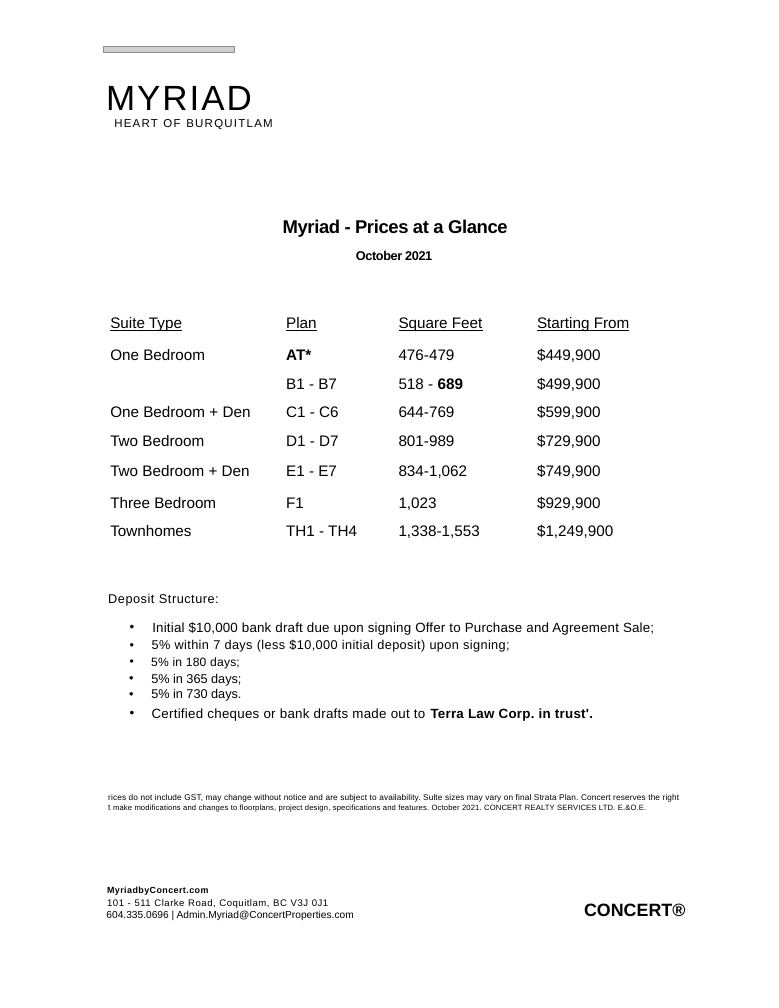
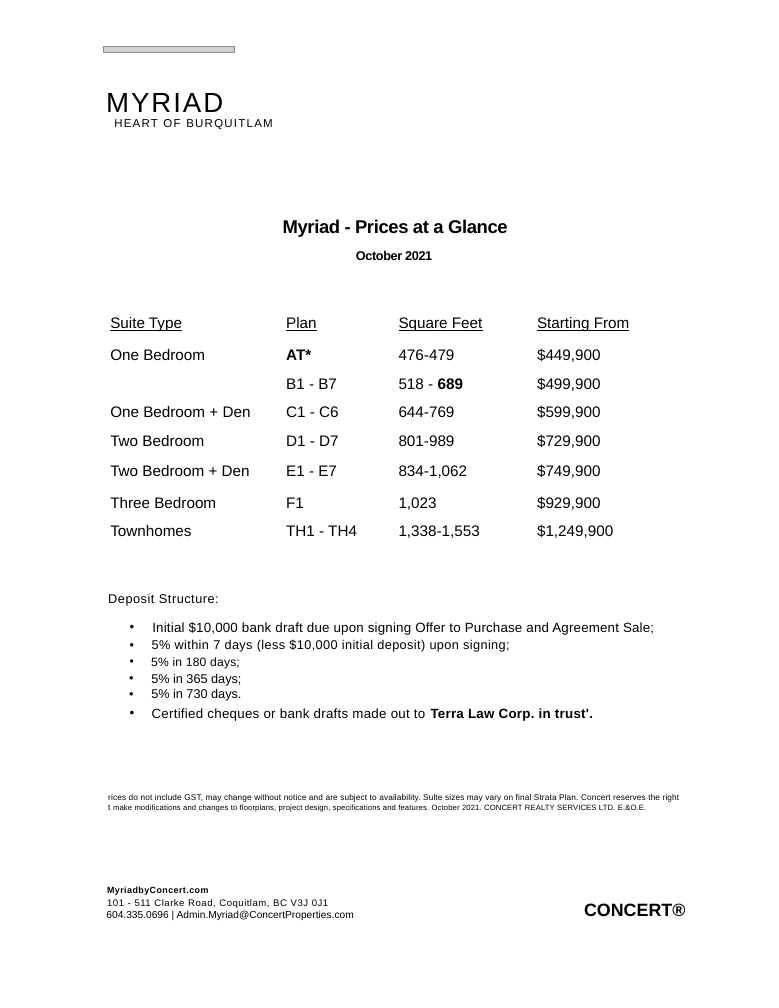
Before and after one commit to minsik-son/document-scanner, a slide deck: slide 1 of ios/Verification/office-layout/OfficeSamplePhoto.pptx. Drawn at 779x1008 pixels with LibreOffice and Linux fonts; fonts in the diff are those of the drawing; grey boxes stand for pictures; background and template pictures are left out. Boxes give left, top, right and bottom in pixels: in the first picture for what was removed or moved away, otherwise in the second. Text is boxed around its words. In the diff, an @@ line names an element or a change of style, - is before the commit and + after.

```diff
--- a/ios/Verification/office-layout/OfficeSamplePhoto.pptx
+++ b/ios/Verification/office-layout/OfficeSamplePhoto.pptx
@@ text "MYRIAD" at [106, 93, 223, 112]: size 27.5 to 21.7 pt @@
```
Also in this commit, not shown: 21 other files.
